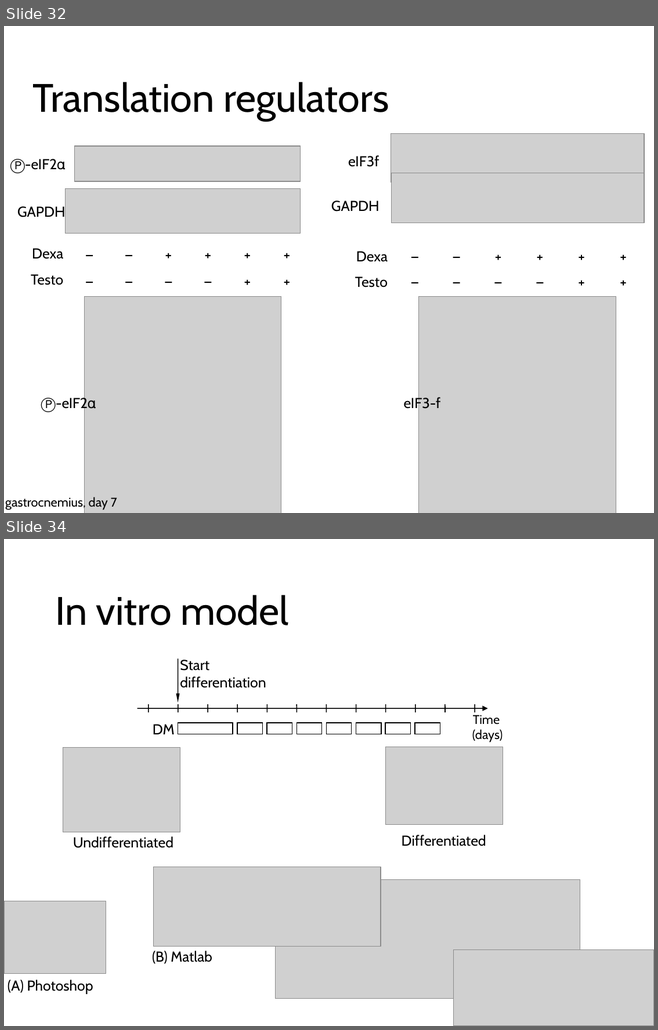
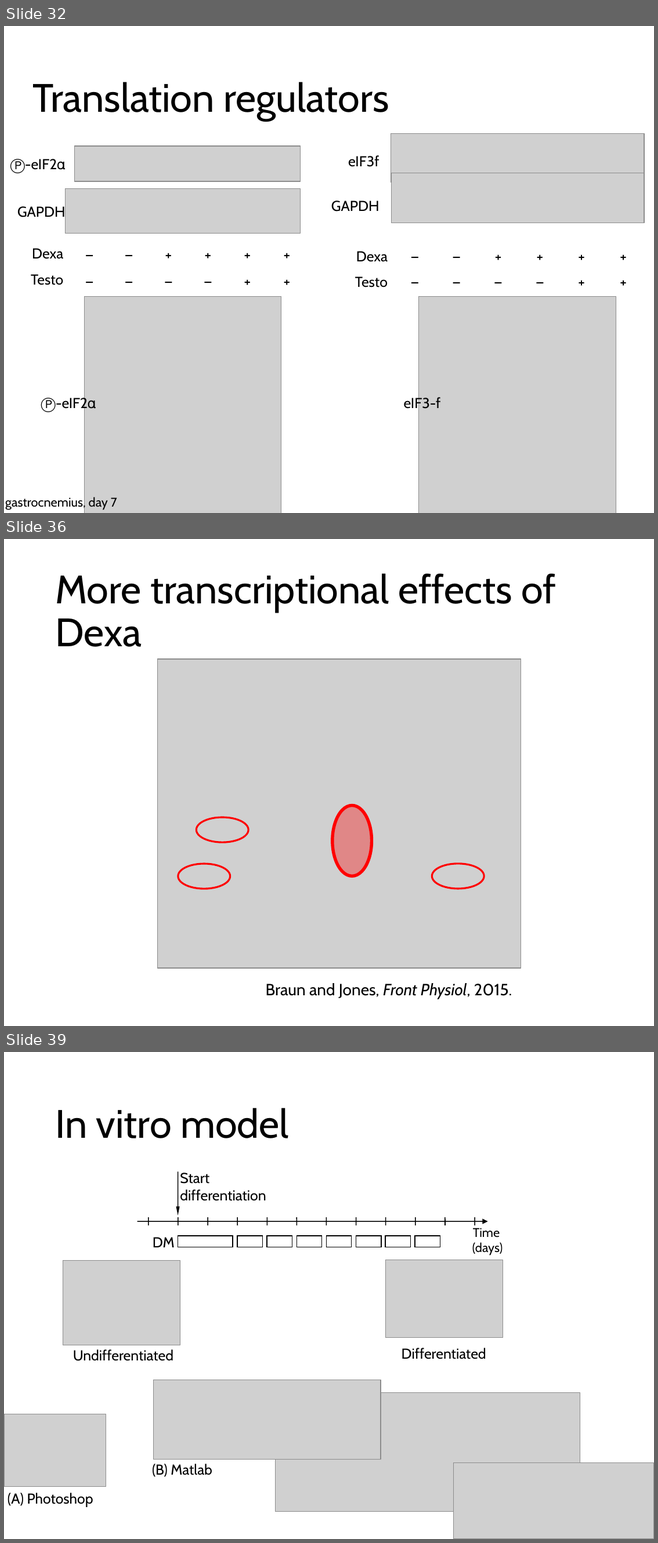
Before and after one commit to nvalexander/dissertation, a slide deck: defense.pptx. Shown one above the other, each under a label of ours: slides 32 and 34 before the commit, slides 32, 36 and 39 after it; the slides between them are not shown. The pictures are 658x1030 and 658x1543 pixels, drawn with LibreOffice and Linux fonts; fonts in the diff are those of the drawing; grey boxes stand for pictures. Boxes give left, top, right and bottom in pixels: in the first picture for what was removed or moved away, otherwise in the second. Text is boxed around its words. In the diff, an @@ line names an element or a change of style, - is before the commit and + after.

```diff
--- a/defense.pptx
+++ b/defense.pptx
@@ slide 36 added at [4, 539, 654, 1026], background #FFFFFF @@
@@ title added at [55, 573, 556, 647], 44 pt, text #000000 @@
+More transcriptional effects of Dexa
@@ picture added at [157, 659, 520, 968] @@
@@ ellipse added at [332, 805, 371, 876], fill #FF0000 at 35% opacity, outline #FF0000 3.5 pt @@
@@ ellipse added at [197, 817, 248, 843], outline #FF0000 2 pt @@
@@ ellipse added at [178, 864, 230, 889], outline #FF0000 2 pt @@
@@ ellipse added at [431, 864, 484, 889], outline #FF0000 2 pt @@
@@ text added at [266, 983, 511, 1000], 18 pt, text #000000 @@
+Braun and Jones, Front Physiol, 2015.
@@ what was slide 34 is now slide 39 @@
```
Also in this commit, not shown: 1 slide changed, 4 other slides added.
